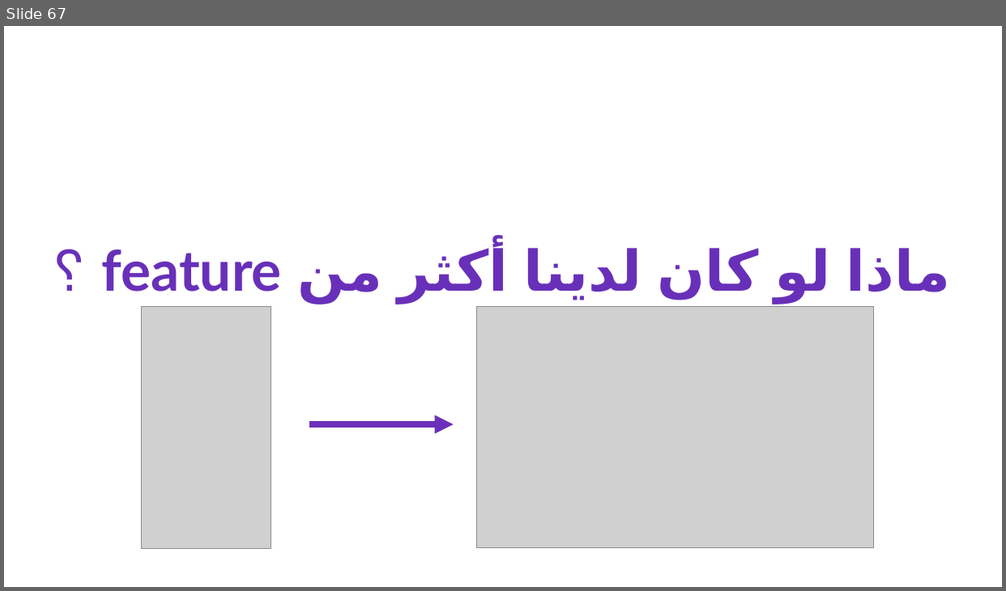
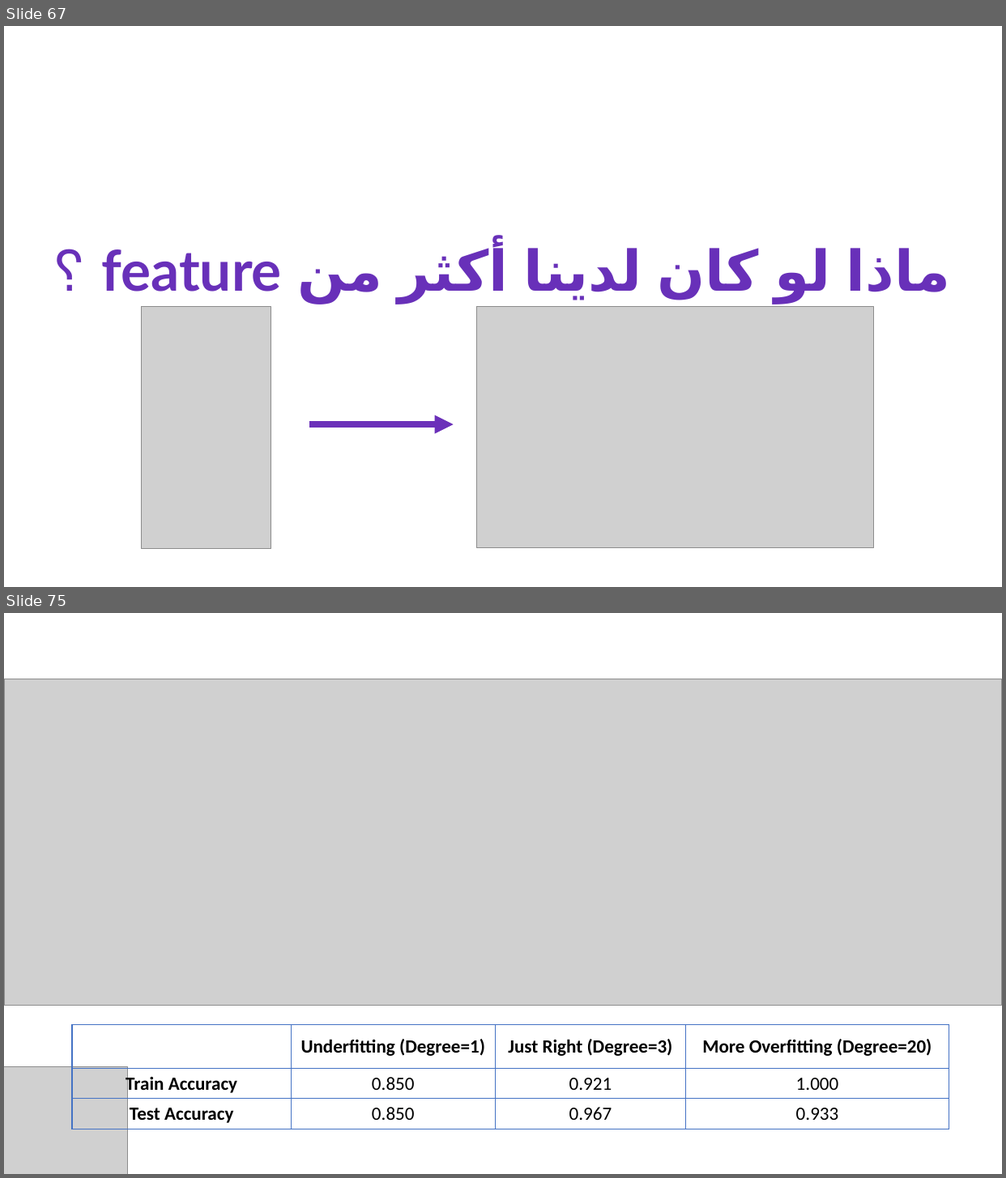
Before and after one commit to inesriahi/Machine-Learning-Course, a slide deck: slides.pptx. Shown one above the other, each under a label of ours: slide 67 before the commit, slides 67 and 75 after it; the slides between them are not shown. The pictures are 1006x591 and 1006x1178 pixels, drawn with LibreOffice and Linux fonts; fonts in the diff are those of the drawing; grey boxes stand for pictures. Boxes give left, top, right and bottom in pixels: in the first picture for what was removed or moved away, otherwise in the second. Text is boxed around its words. In the diff, an @@ line names an element or a change of style, - is before the commit and + after.

Commit message:
22: train test split

```diff
--- a/slides.pptx
+++ b/slides.pptx
@@ slide 75 added at (x1=4, y1=613, x2=1002, y2=1174), background #FFFFFF @@
@@ picture added at (x1=4, y1=679, x2=1002, y2=1006) @@
@@ table added at (x1=72, y1=1024, x2=948, y2=1129), 3 rows, 4 columns @@
+ | Underfitting (Degree=1) | Just Right (Degree=3) | More Overfitting (Degree=20)
+Train Accuracy | 0.850 | 0.921 | 1.000
+Test Accuracy | 0.850 | 0.967 | 0.933
@@ picture added at (x1=4, y1=1067, x2=127, y2=1174) @@
```
Also in this commit, not shown: 7 other slides added, 1 other file.
